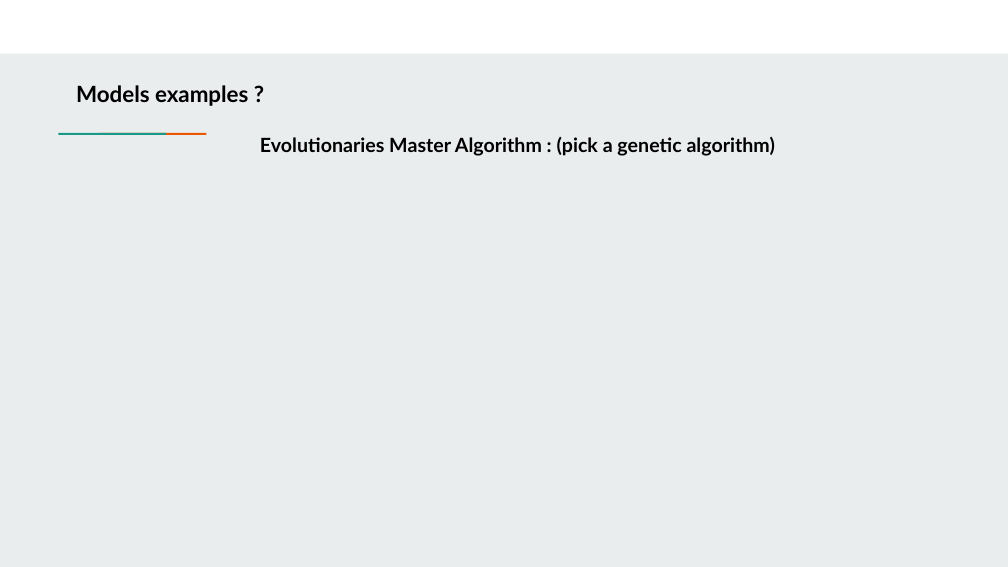
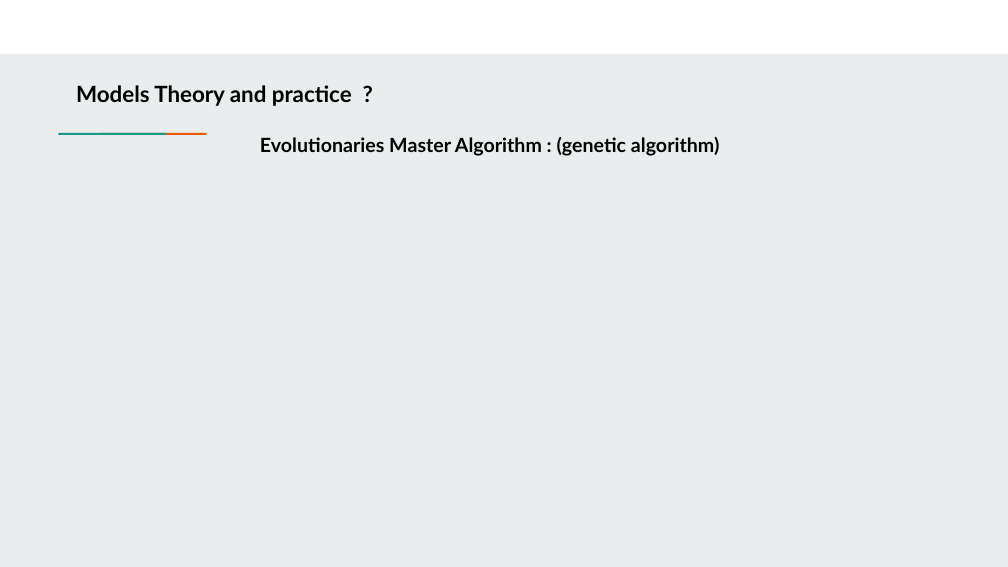
Before and after one commit to farouqBenarous/Machine_Learning_101_Workshop, a slide deck: slide 20 of 20-03-2021/Presentation/Machine learning 101.pptx (slide 14 before the commit). Drawn at 1008x567 pixels with LibreOffice and Linux fonts; fonts in the diff are those of the drawing. Boxes give left, top, right and bottom in pixels: in the first picture for what was removed or moved away, otherwise in the second. Text is boxed around its words. In the diff, an @@ line names an element or a change of style, - is before the commit and + after.

Commit message:
improve the presentation , add neuralnetwork example

```diff
--- a/20-03-2021/Presentation/Machine learning 101.pptx
+++ b/20-03-2021/Presentation/Machine learning 101.pptx
@@ text at box(76, 85, 352, 106): text changed @@
-Models examples ?
+Models Theory and practice ?
@@ text at box(260, 137, 719, 156): text changed @@
-Evolutionaries Master Algorithm : (pick a genetic algorithm)
+Evolutionaries Master Algorithm : (genetic algorithm)
```
Also in this commit, not shown: 10 other slides changed, 12 slides added, 3 slides removed, 3 other files.
